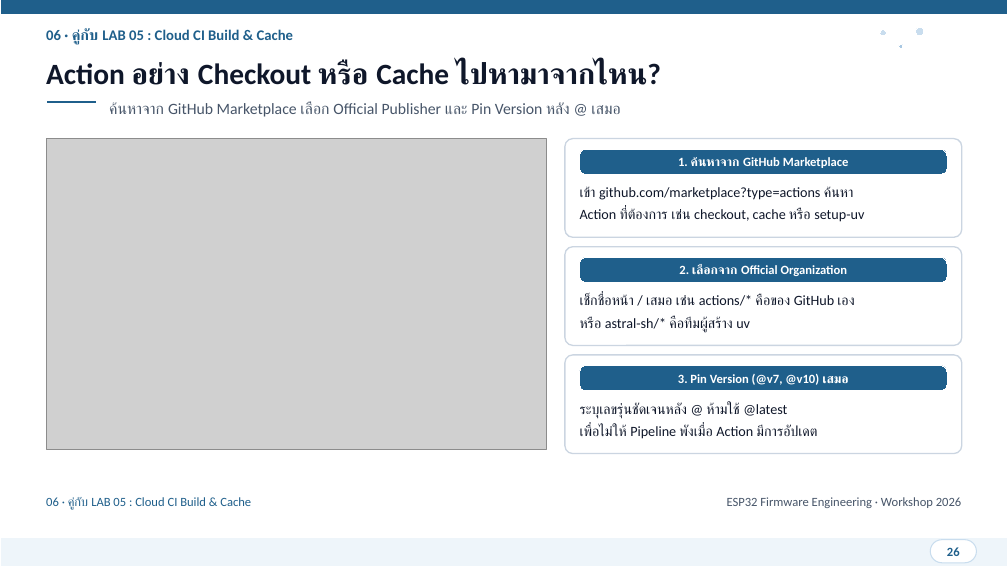
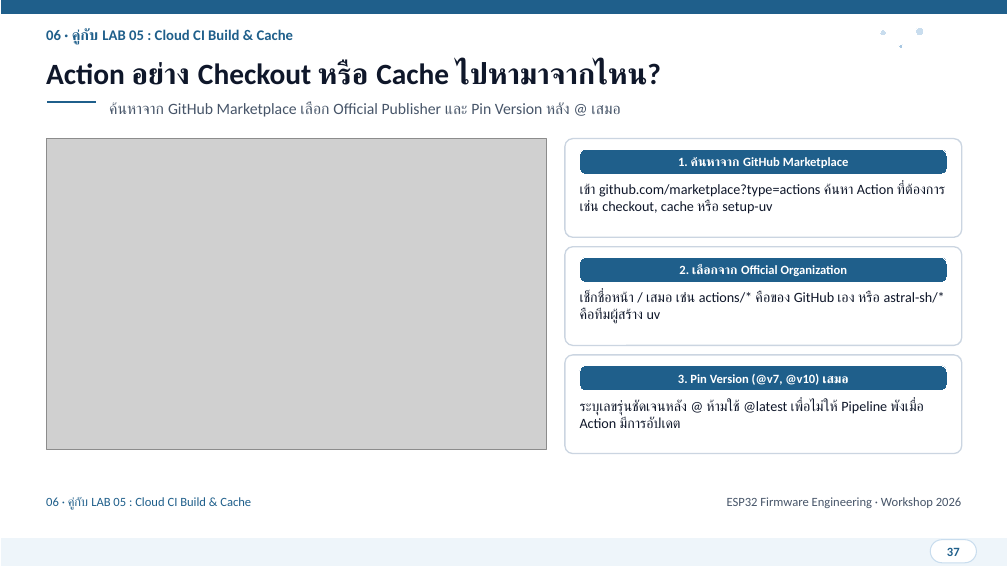
Before and after one commit to FreshmanMentor/git-practice, a slide deck: slide 37 of presentation/ESP32_Git_CICD_Workshop.pptx (slide 26 before the commit). Drawn at 1008x567 pixels with LibreOffice and Linux fonts; fonts in the diff are those of the drawing; grey boxes stand for pictures. Boxes give left, top, right and bottom in pixels: in the first picture for what was removed or moved away, otherwise in the second. Text is boxed around its words. In the diff, an @@ line names an element or a change of style, - is before the commit and + after.

```diff
--- a/presentation/ESP32_Git_CICD_Workshop.pptx
+++ b/presentation/ESP32_Git_CICD_Workshop.pptx
@@ text at [580,183,945,214]: text changed @@
-เข้า github.com/marketplace?type=actions ค้นหา
-Action ที่ต้องการ เช่น checkout, cache หรือ setup-uv
+เข้า github.com/marketplace?type=actions ค้นหา Action ที่ต้องการ เช่น checkout, cache หรือ setup-uv
@@ text at [580,291,945,324]: text changed @@
-เช็กชื่อหน้า / เสมอ เช่น actions/* คือของ GitHub เอง
-หรือ astral-sh/* คือทีมผู้สร้าง uv
+เช็กชื่อหน้า / เสมอ เช่น actions/* คือของ GitHub เอง หรือ astral-sh/* คือทีมผู้สร้าง uv
@@ text at [580,399,923,428]: text changed @@
-ระบุเลขรุ่นชัดเจนหลัง @ ห้ามใช้ @latest
-เพื่อไม่ให้ Pipeline พังเมื่อ Action มีการอัปเดต
+ระบุเลขรุ่นชัดเจนหลัง @ ห้ามใช้ @latest เพื่อไม่ให้ Pipeline พังเมื่อ Action มีการอัปเดต
@@ text at [947,547,960,556]: text changed @@
-26
+37
```
Also in this commit, not shown: 27 other slides changed, 11 slides added, 1 other file.
